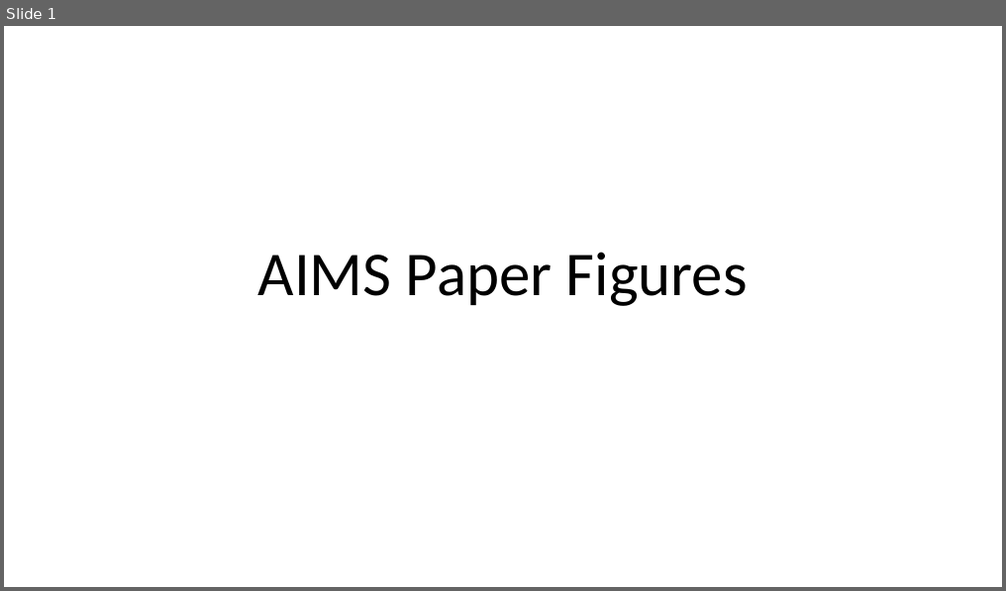
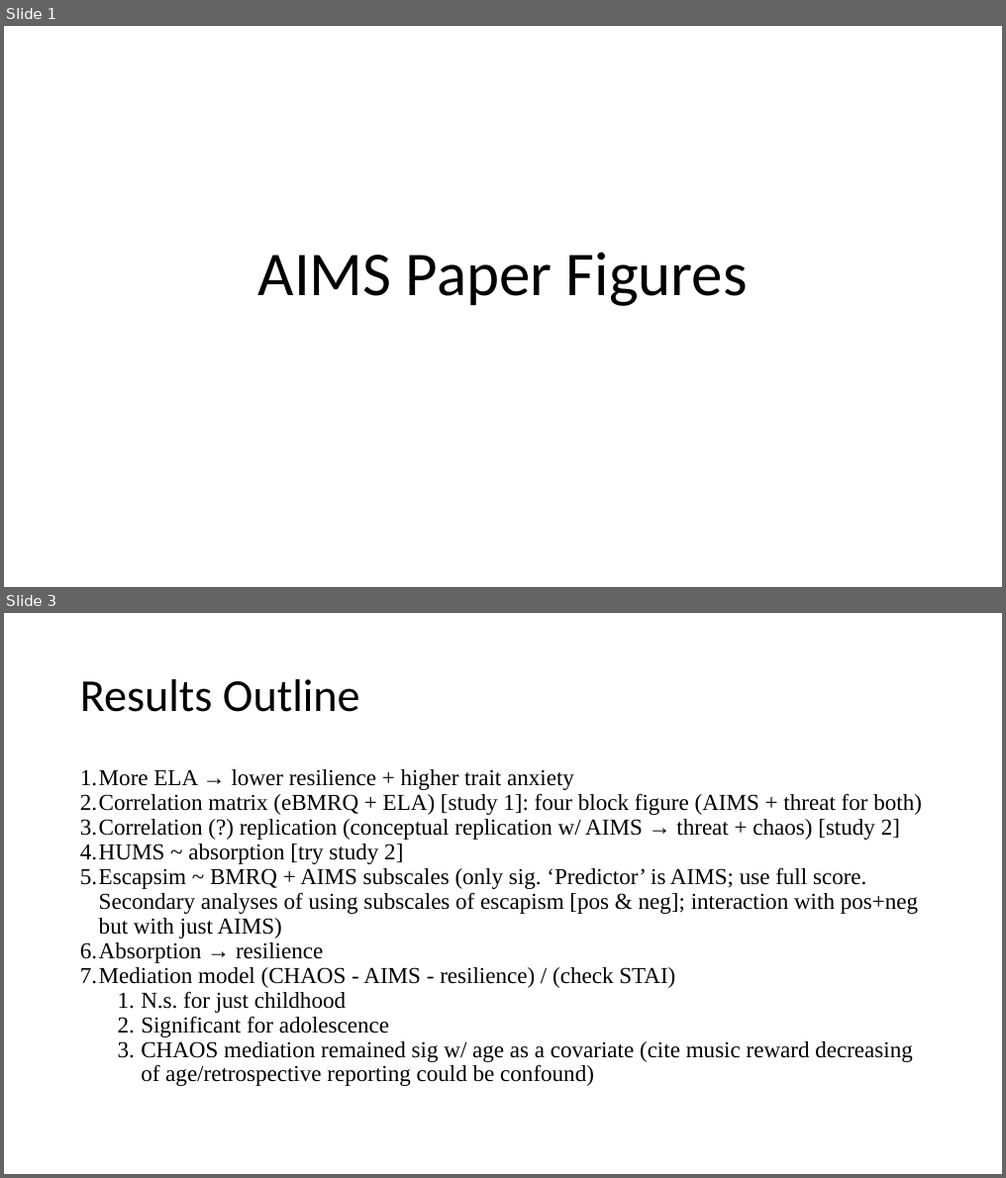
Before and after one commit to njk2136/TEAM, a slide deck: figures/AIMS_paper/AIMS_paperfigures.pptx. Shown one above the other, each under a label of ours: slide 1 before the commit, slides 1 and 3 after it; the slides between them are not shown. The pictures are 1006x591 and 1006x1178 pixels, drawn with LibreOffice and Linux fonts; fonts in the diff are those of the drawing. Boxes give left, top, right and bottom in pixels: in the first picture for what was removed or moved away, otherwise in the second. Text is boxed around its words. In the diff, an @@ line names an element or a change of style, - is before the commit and + after.

```diff
--- a/figures/AIMS_paper/AIMS_paperfigures.pptx
+++ b/figures/AIMS_paper/AIMS_paperfigures.pptx
@@ slide 3 added at [4, 613, 1002, 1174], background #FFFFFF @@
@@ title added at [80, 679, 360, 712], 44 pt, text #000000 @@
+Results Outline
@@ text added at [80, 769, 922, 1086], 22 pt, text #000000 @@
+1. More ELA → lower resilience + higher trait anxiety
+2. Correlation matrix (eBMRQ + ELA) [study 1]: four block figure (AIMS + threat for both)
+3. Correlation (?) replication (conceptual replication w/ AIMS → threat + chaos) [study 2]
+4. HUMS ~ absorption [try study 2]
+5. Escapsim ~ BMRQ + AIMS subscales (only sig. ‘Predictor’ is AIMS; use full score. Secondary analyses of using subscales of escapism [pos & neg]; interaction with pos+neg but with just AIMS)
+6. Absorption → resilience
+7. Mediation model (CHAOS - AIMS - resilience) / (check STAI)
+  1. N.s. for just childhood
+  2. Significant for adolescence
+  3. CHAOS mediation remained sig w/ age as a covariate (cite music reward decreasing of age/retrospective reporting could be confound)
```
Also in this commit, not shown: 1 slide changed, 1 other slide added, 27 other files.
